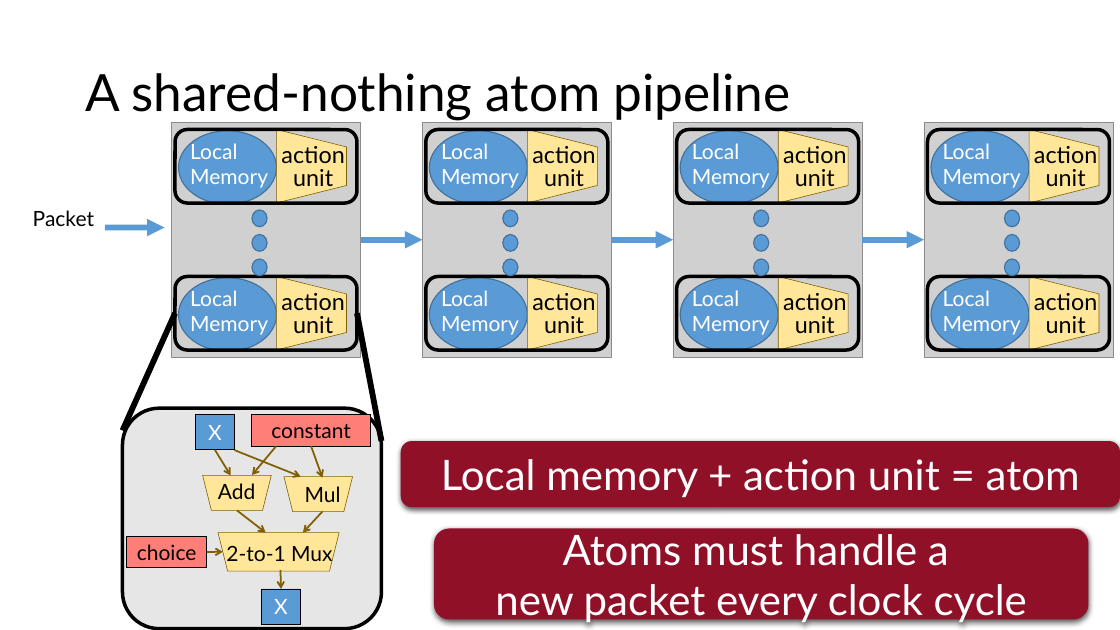
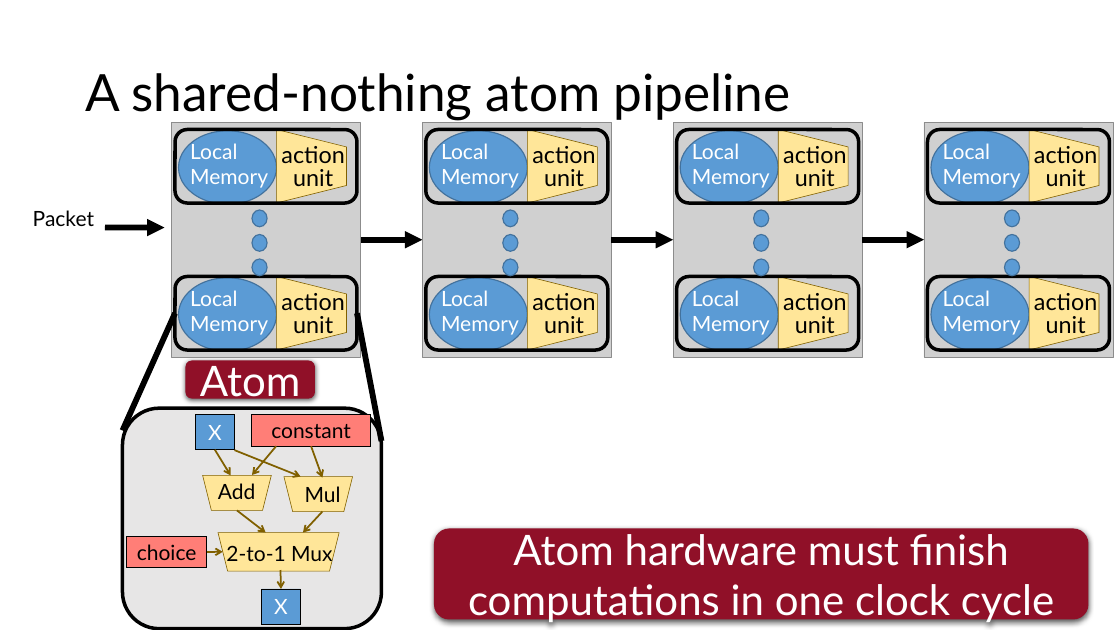
Before and after one commit to anirudhSK/pifo-domino-marple-ppts, a slide deck: slide 28 of combined_domino_pifo.pptx. Drawn at 1120x630 pixels with LibreOffice and Linux fonts; fonts in the diff are those of the drawing; grey boxes stand for pictures. Boxes give left, top, right and bottom in pixels: in the first picture for what was removed or moved away, otherwise in the second. Text is boxed around its words. In the diff, an @@ line names an element or a change of style, - is before the commit and + after.

```diff
--- a/combined_domino_pifo.pptx
+++ b/combined_domino_pifo.pptx
@@ arrow (105, 228) - (165, 228): stroke #5B9BD5 5 pt to #000000 5 pt @@
@@ arrow (360, 239) - (423, 239): stroke #5B9BD5 5 pt to #000000 5 pt @@
@@ arrow (612, 239) - (673, 239): stroke #5B9BD5 5 pt to #000000 5 pt @@
@@ arrow (862, 239) - (924, 239): stroke #5B9BD5 5 pt to #000000 5 pt @@
@@ rounded rectangle "Atom": place and size @@
-rounded rectangle "Atom" at (401, 441, 1120, 507)
+rounded rectangle "Atom" at (186, 360, 315, 398)
@@ text in rounded rectangle at (200, 360, 300, 404): text changed @@
-Local memory + action unit = atom
+Atom
@@ text in rounded rectangle at (468, 534, 1054, 624): text changed @@
-Atoms must handle a
-new packet every clock cycle
+Atom hardware must finish computations in one clock cycle
```
Also in this commit, not shown: 7 other slides changed.
